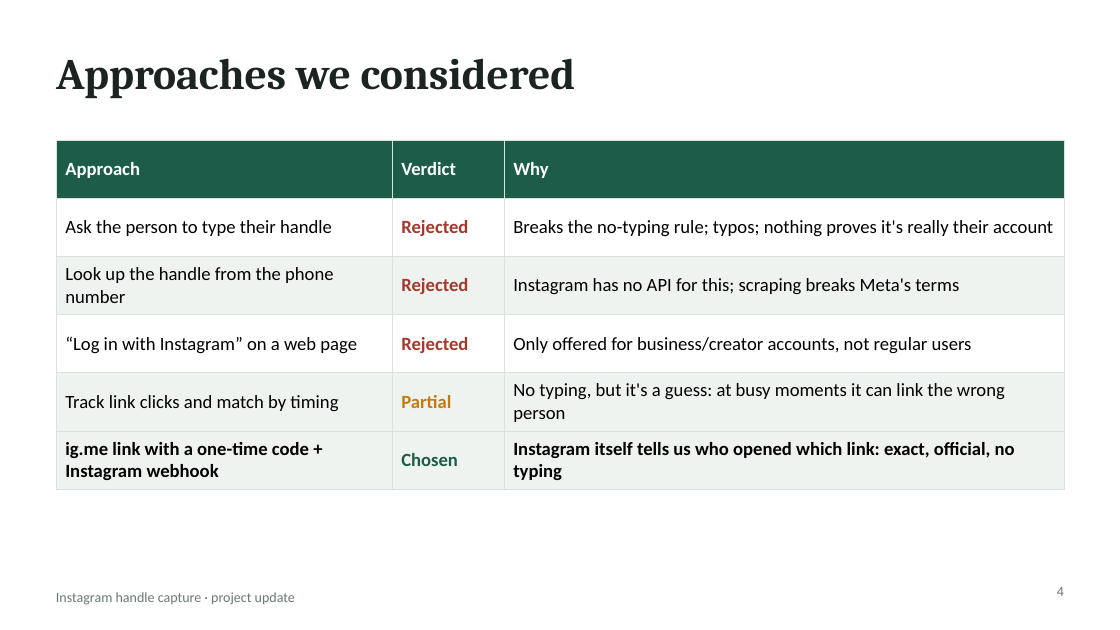
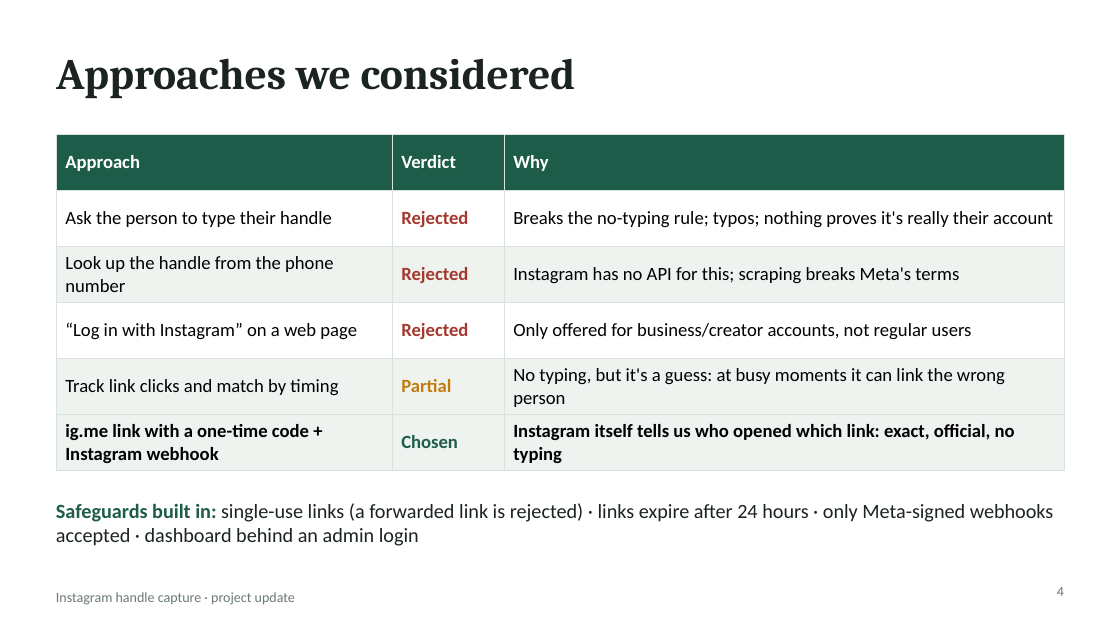
Before and after one commit to blackhorse2807/IG-handle, a slide deck: slide 4 of Instagram-Handle-Capture-Full-Update.pptx. Drawn at 1120x630 pixels with LibreOffice and Linux fonts; fonts in the diff are those of the drawing. Boxes give left, top, right and bottom in pixels: in the first picture for what was removed or moved away, otherwise in the second. Text is boxed around its words. In the diff, an @@ line names an element or a change of style, - is before the commit and + after.

```diff
--- a/Instagram-Handle-Capture-Full-Update.pptx
+++ b/Instagram-Handle-Capture-Full-Update.pptx
@@ table: place and size @@
-table at (56,140,1064,484)
+table at (56,134,1064,467)
@@ text added at (56,503,1054,546), 13 pt, text #1B2420 @@
+Safeguards built in: single-use links (a forwarded link is rejected) · links expire after 24 hours · only Meta-signed webhooks accepted · dashboard behind an admin login
```
Also in this commit, not shown: 2 other slides changed, 1 slide added, 1 slide removed, 1 other file.
